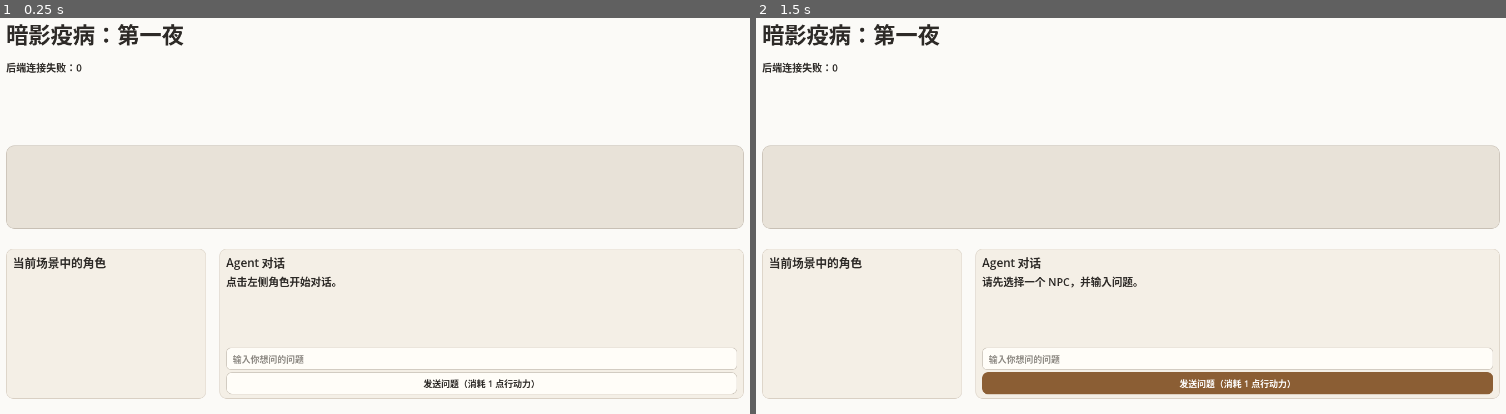
Above: before the commit, frames 1-2 (left to right).
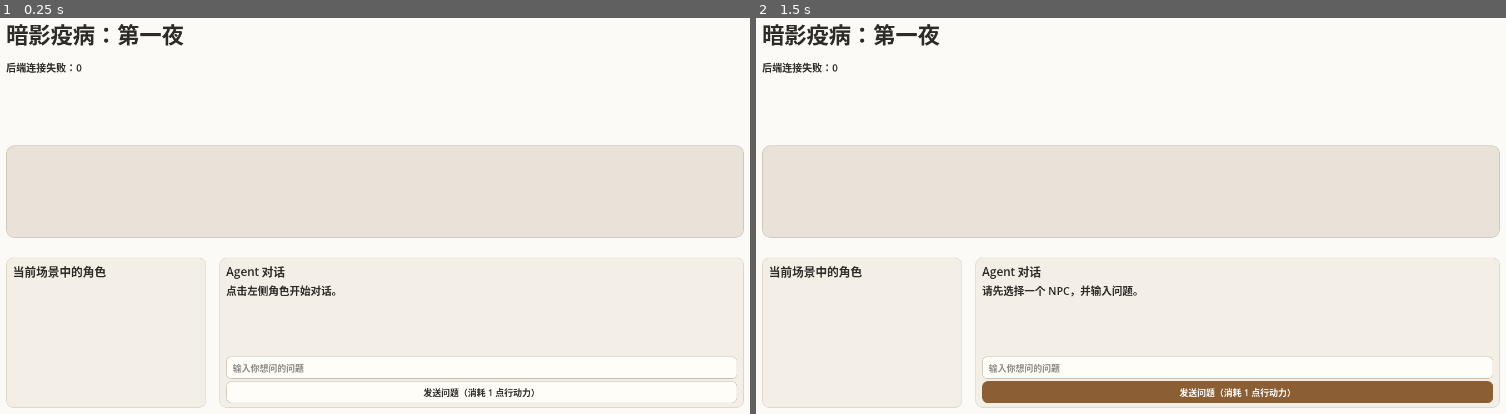
Above: after the commit, the same moments.

Repository: cosmos4ever-eva/disease-narrative-game
Game: Godot game, scene res://Main.tscn
Two runs of this game, one before a commit and one after it. Both use one fixed random seed, a clock stepped at 60 frames per second and the inputs below.
Inputs:
- Up to frame 1 (0.25 s): no input
- Up to frame 2 (1.5 s): click "发送问题（消耗 1 点行动力）" at 0.5 s; click "发送问题（消耗 1 点行动力）" at 1.25 s

The runs differ from the first frame. In frame 1, 5.7% of the frame differs, in the area x 0-100%, y 51-99%; in frame 2, 7.9%.

Commit message:
feat: add camp background texture

Diff:
--- a/godot/scripts/main.gd
+++ b/godot/scripts/main.gd
@@ -17,6 +17,7 @@
 var dialogue_label: Label
 var question_input: LineEdit
 var backdrop_text: Label
+var scene_art: TextureRect
 var story_text: Label
 var story_actions: HBoxContainer
 var selected_agent_id := ""
@@ -121,12 +122,23 @@
 	backdrop.custom_minimum_size = Vector2(0, 150)
 	backdrop.add_theme_stylebox_override("panel", make_style(Color("#e8e2d8"), Color("#c8c0b5"), 1, 14))
 	column.add_child(backdrop)
+	var backdrop_root := Control.new()
+	backdrop_root.custom_minimum_size = Vector2(0, 150)
+	backdrop.add_child(backdrop_root)
+	scene_art = TextureRect.new()
+	scene_art.set_anchors_and_offsets_preset(Control.PRESET_FULL_RECT)
+	scene_art.expand_mode = TextureRect.EXPAND_IGNORE_SIZE
+	scene_art.stretch_mode = TextureRect.STRETCH_KEEP_ASPECT_COVERED
+	scene_art.mouse_filter = Control.MOUSE_FILTER_IGNORE
+	backdrop_root.add_child(scene_art)
 	backdrop_text = Label.new()
 	backdrop_text.name = "BackdropText"
+	backdrop_text.set_anchors_and_offsets_preset(Control.PRESET_FULL_RECT)
 	backdrop_text.horizontal_alignment = HORIZONTAL_ALIGNMENT_CENTER
 	backdrop_text.vertical_alignment = VERTICAL_ALIGNMENT_CENTER
 	backdrop_text.add_theme_font_size_override("font_size", 36)
-	backdrop.add_child(backdrop_text)
+	backdrop_text.mouse_filter = Control.MOUSE_FILTER_IGNORE
+	backdrop_root.add_child(backdrop_text)
 
 	scene_grid = HBoxContainer.new()
 	scene_grid.add_theme_constant_override("separation", 16)
@@ -264,6 +276,7 @@
 		description_label.text = scenes.get(state.get("current_scene", "camp"), {}).get("description", "")
 		render_scenes()
 		backdrop_text.text = "%s  %s" % [scenes.get(state.get("current_scene", "camp"), {}).get("symbol", ""), scenes.get(state.get("current_scene", "camp"), {}).get("name", "")]
+		render_scene_art(state.get("current_scene", "camp"))
 	elif parsed is Dictionary and parsed.has("dialogue"):
 		dialogue_label.text = parsed["dialogue"]
 		question_input.editable = true
@@ -301,6 +314,17 @@
 		action_button.pressed.connect(Callable(self, "_on_story_action").bind(action_id))
 		story_actions.add_child(action_button)
 
+func render_scene_art(scene_id: String) -> void:
+	var path := "res://assets/scenes/%s.png" % scene_id
+	if ResourceLoader.exists(path):
+		scene_art.texture = load(path)
+		scene_art.visible = true
+		backdrop_text.visible = false
+	else:
+		scene_art.texture = null
+		scene_art.visible = false
+		backdrop_text.visible = true
+
 func _on_story_action(action_id: String) -> void:
 	status_label.text = "正在推进剧情……"
 	GameClient.story_action(action_id)
Binary file added: godot/assets/scenes/camp.png
